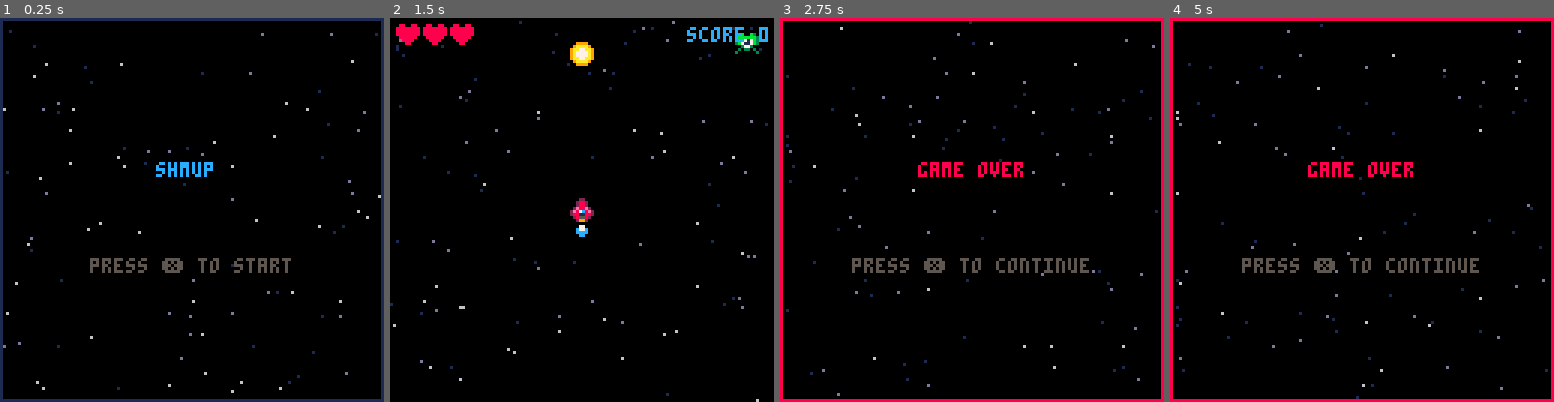
Above: before the commit, frames 1-4 (left to right).
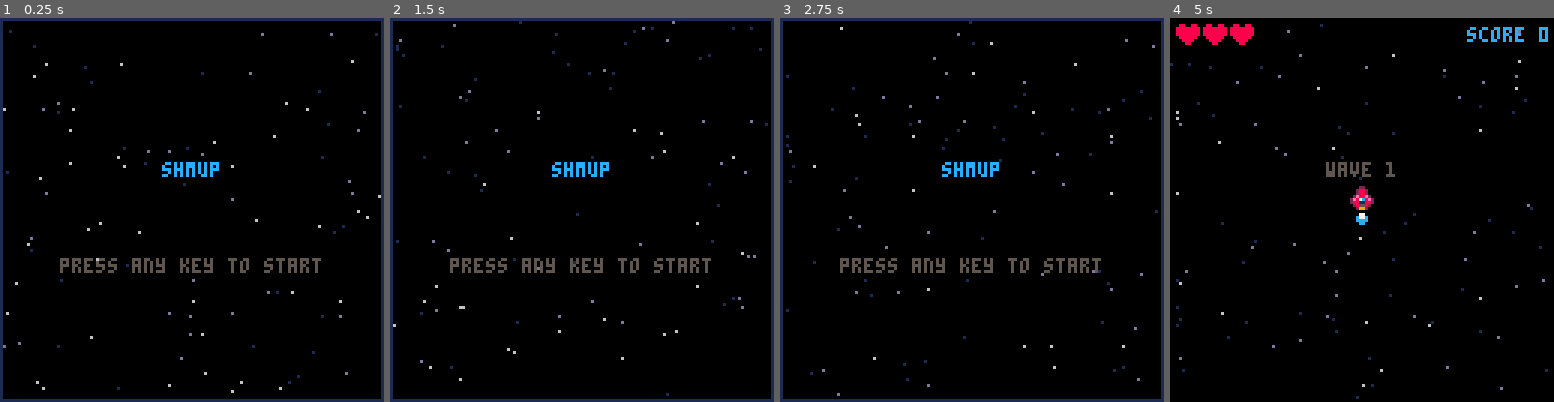
Above: after the commit, the same moments.

Repository: salty-max/shmup
Game: PICO-8 cartridge shmup.p8
The game is run twice, just before and just after one commit, with the same random seed, the same clock (stepped at 60 frames per second) and the same inputs.
Inputs:
- Up to frame 1 (0.25 s): no input
- Up to frame 2 (1.5 s): tap X (X key) at 0.33, 1.07 s; tap O (Z key) at 0.7 s
- Up to frame 3 (2.75 s): hold Right 1.6-2.1 s; tap O (Z key) at 1.7, 2.1, 2.5 s; tap X (X key) at 1.85 s; hold Up 2.15-2.42 s; hold Right from 2.47 s (still down)
- Up to frame 4 (5 s): tap O (Z key) every 0.4 s from 2.9 to 4.9 s; tap X (X key) at 2.97, 4.08 s; release Right at 3.03 s; hold Left 3.08-3.58 s; hold Down 3.63-3.97 s; hold Right 4.02-4.68 s; hold Up from 4.73 s (still down)

The runs differ from the first frame. In frame 1, 1.6% of the frame differs, in the area x 15-84%, y 37-67%; in frame 2, 6.4%, in the area x 0-100%, y 0-100%; in frame 3, 4.7%; in frame 4, 6.2%.

Commit message:
basic game flow

Diff:
--- a/shmup.p8
+++ b/shmup.p8
@@ -13,8 +13,10 @@
 end
 
 function start_game()
-	mode = "game"
 	t = 0
+	wave = 0
+
+	next_wave()
 
 	player = {
 		x = 60,
@@ -43,8 +45,6 @@
 	enemies = {}
 	particles = {}
 	shwaves = {}
-
-	spawn_enemy()
 end
 
 function _update()
@@ -54,6 +54,10 @@
 		update_game()
 	elseif mode == "start" then
 		update_start()
+	elseif mode == "wavetext" then
+		update_wavetext()
+	elseif mode == "win" then
+		update_win()
 	else
 		update_gameover()
 	end
@@ -65,6 +69,10 @@
 		draw_game()
 	elseif mode == "start" then
 		draw_start()
+	elseif mode == "wavetext" then
+		draw_wavetext()
+	elseif mode == "win" then
+		draw_win()
 	else
 		draw_gameover()
 	end
@@ -147,18 +155,6 @@
 	end
 
 	return true
-end
-
-function spawn_enemy()
-	add(enemies, {
-		x = flr(rnd(120)),
-		y = -8,
-		spd = 1,
-	  spr = 21,
-		hp = 2,
-		scr = 30,
-		flash = 0
-	})
 end
 
 function explode(ex, ey, blue)
@@ -274,6 +270,14 @@
 	end
 end
 
+function print_center(s, y, c, custom_x)
+	local x = 64
+	if custom_x then
+		x = custom_x
+	end
+	print(s, x - ((#s / 2) * 4), y, c)
+end
+
 -->8
 -- update
 
@@ -357,7 +361,6 @@
 		end
 		if enemy.y > 128 then
 			del(enemies, enemy)
-			spawn_enemy()
 		end
 	end
 
@@ -370,12 +373,16 @@
 				enemy.flash = 2
 				shwave(bullet.x + 4, bullet.y + 4)
 				sparkle(enemy.x + 4, enemy.y + 4, 4, 3)
+
 				if enemy.hp <= 0 then
 					score += enemy.scr
 					sfx(2)
 					del(enemies, enemy)
 					explode(enemy.x + 4, enemy.y + 4)
-					spawn_enemy()
+
+					if #enemies <= 0 then
+						next_wave()
+					end
 				else
 					score += 5
 					sfx(3)
@@ -393,7 +400,10 @@
 				explode(player.x + 4, player.y + 4, true)
 				lives -= 1
 				invul = invul_duration
-				spawn_enemy()
+
+				if #enemies <= 0 then
+					next_wave()
+				end
 			end
 		end
 	else
@@ -425,19 +435,57 @@
 end
 
 function update_start()
-	if btnp(5) then
-		start_game()
-	end
-
 	update_starfield()
+	if not btn(4) and not btn(5) then
+		btn_released = true
+	end
+
+	if btn_released then
+		if btnp(4) or btnp(5) then
+			start_game()
+			btn_released = false
+		end
+	end
+end
+
+function update_wavetext()
+	update_game()
+
+	wavetext_t -= 1
+
+	if wavetext_t <= 0 then
+		mode = "game"
+		spawn_wave()
+	end
+end
+
+function update_win()
+	update_starfield()
+	if not btn(4) and not btn(5) then
+		btn_released = true
+	end
+
+	if btn_released then
+		if btnp(4) or btnp(5) then
+			mode = "start"
+			btn_released = false
+		end
+	end
 end
 
 function update_gameover()
-	if btnp(5) then
-		start_game()
-	end
-
 	update_starfield()
+
+	if not btn(4) and not btn(5) then
+		btn_released = true
+	end
+
+	if btn_released then
+		if btnp(4) or btnp(5) then
+			mode = "start"
+			btn_released = false
+		end
+	end
 end
 
 -->8
@@ -486,15 +534,28 @@
 function draw_start()
 	draw_starfield()
 	rect(0, 0, 127, 127, 1)
-	print("shmup", 52, 48, 12)
-	print("press ❎ to start", 30, 80, blink())
+	print_center("shmup", 48, 12)
+	print_center("press any key to start", 80, blink())
+end
+
+function draw_wavetext()
+	draw_game()
+	print_center("wave "..wave, 48, blink())
+end
+
+function draw_win()
+	draw_starfield()
+	rect(0, 0, 127, 127, 11)
+	print_center("you win!", 48, 11)
+	print_center("score "..score, 64, 12)
+	print_center("press any key to continue", 80, blink())
 end
 
 function draw_gameover()
 	draw_starfield()
 	rect(0, 0, 127, 127, 8)
-	print("game over", 46, 48, 8)
-	print("press ❎ to continue", 24, 80, blink())
+	print_center("game over", 48, 8)
+	print_center("press any key to continue", 80, blink())
 end
 
 function draw_ui()
@@ -548,6 +609,36 @@
 		if sw.r > sw.max_r then
 			del(shwaves, sw)
 		end
+	end
+end
+
+-->8
+-- waves and enemies
+
+function spawn_enemy(ex, ey)
+	add(enemies, {
+		x = ex,
+		y = ey,
+		spd = 1,
+	  spr = 21,
+		hp = 2,
+		scr = 30,
+		flash = 0
+	})
+end
+
+function spawn_wave()
+	spawn_enemy(flr(rnd(120)), -8)
+end
+
+function next_wave()
+	wave += 1
+
+	if wave > 4 then
+		mode = "win"
+	else
+		mode = "wavetext"
+		wavetext_t = 60
 	end
 end
 
